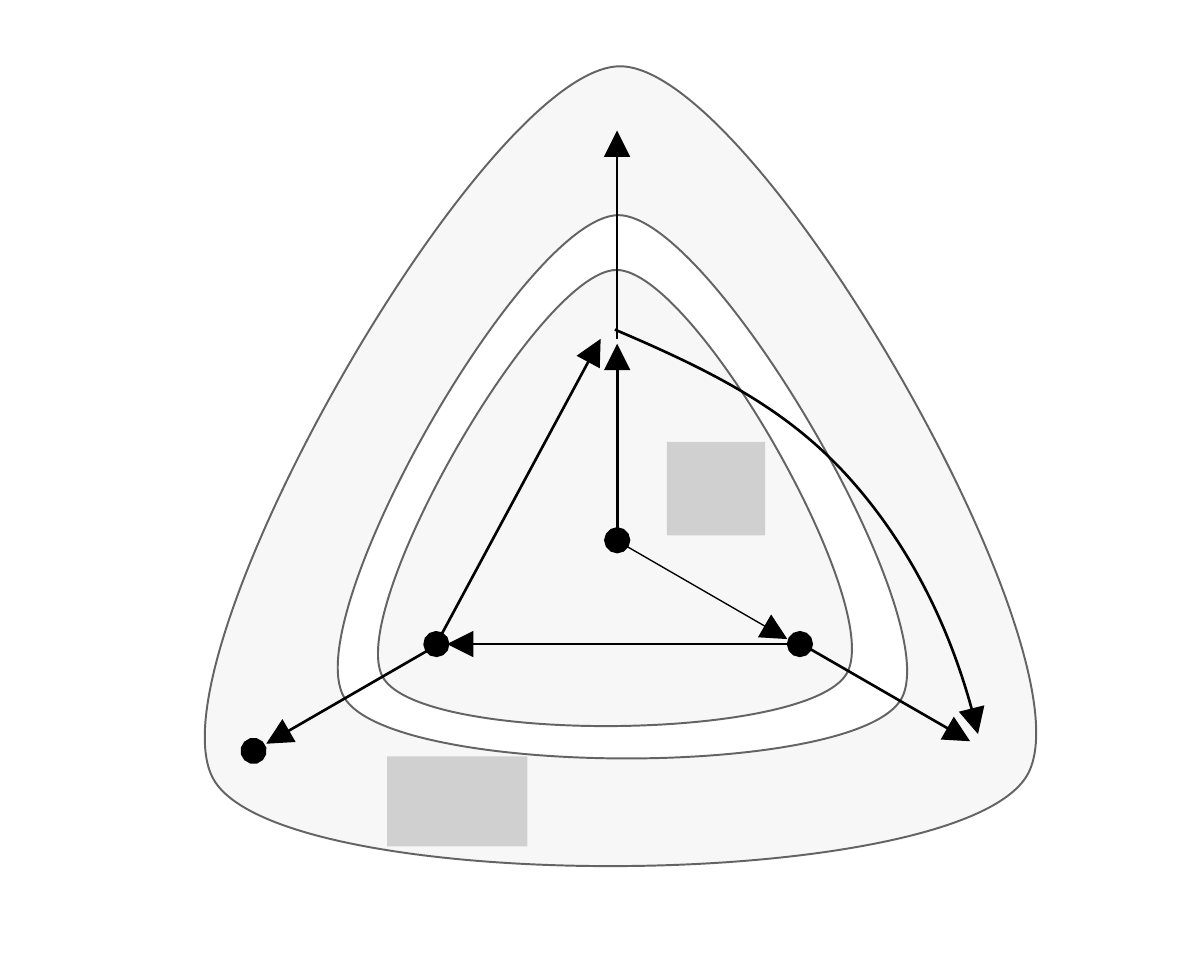
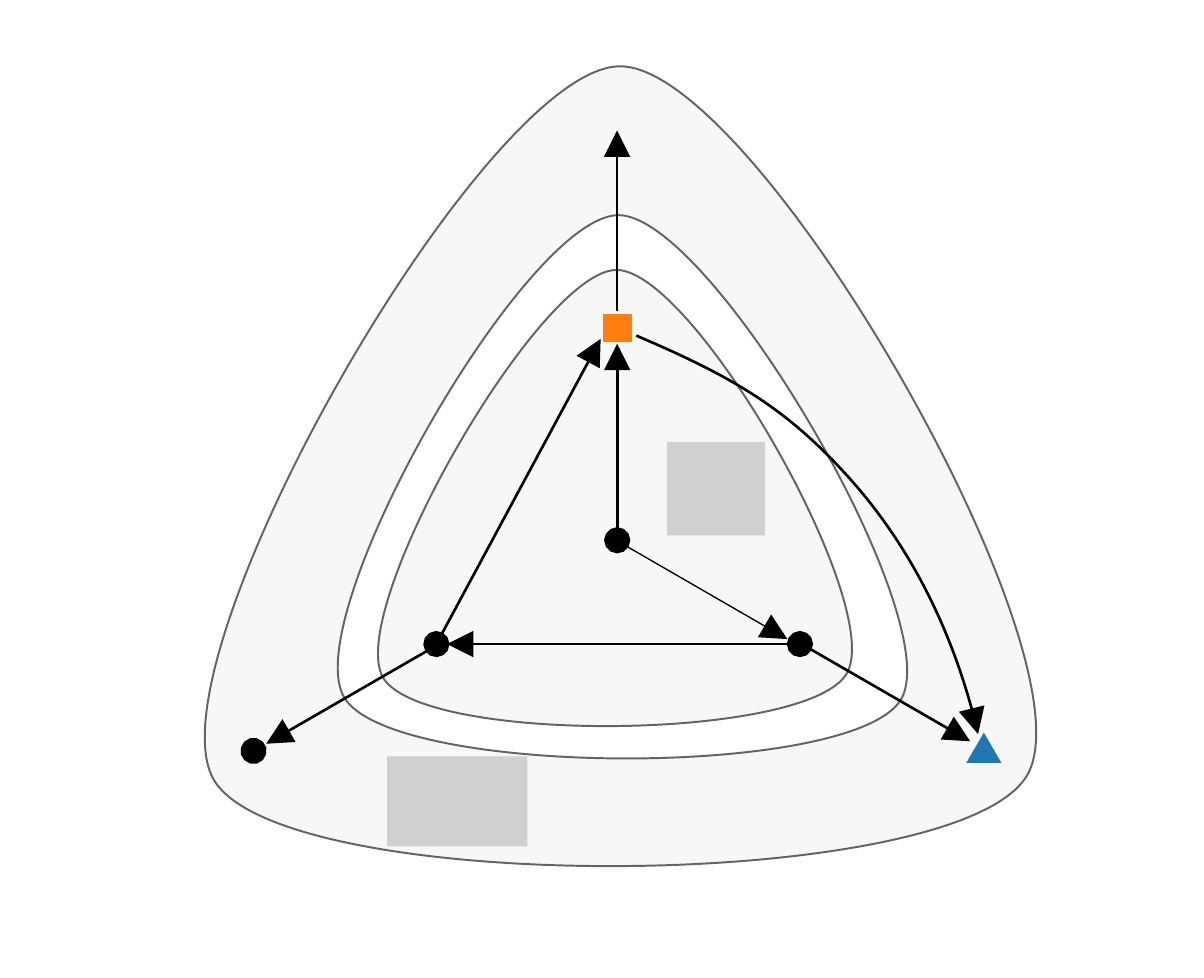
Before and after one commit to eleurent/monte-carlo-graph-search, a slide deck: slide 1 of img/graphs.pptx. Drawn at 1204x978 pixels with LibreOffice and Linux fonts; fonts in the diff are those of the drawing; grey boxes stand for pictures. Boxes give left, top, right and bottom in pixels: in the first picture for what was removed or moved away, otherwise in the second. Text is boxed around its words. In the diff, an @@ line names an element or a change of style, - is before the commit and + after.

```diff
--- a/img/graphs.pptx
+++ b/img/graphs.pptx
@@ arrow moved from (617, 338) - (617, 130) to (617, 312) - (617, 130) @@
@@ rectangle added at [604,315,631,342], fill #FF7F0E, outline #FF7F0E 1 pt @@
@@ arrow removed from (617, 329) to (617, 329) @@
@@ freeform shape: place and size @@
-freeform shape at [615,331,978,736]
+freeform shape at [636,336,978,736]
@@ triangle added at [969,736,1000,763], fill #1F77B4, outline #1F77B4 1 pt @@
@@ double arrow removed from (982, 751) to (982, 751) @@
```
Also in this commit, not shown: 1 other slide changed, 11 other files.
